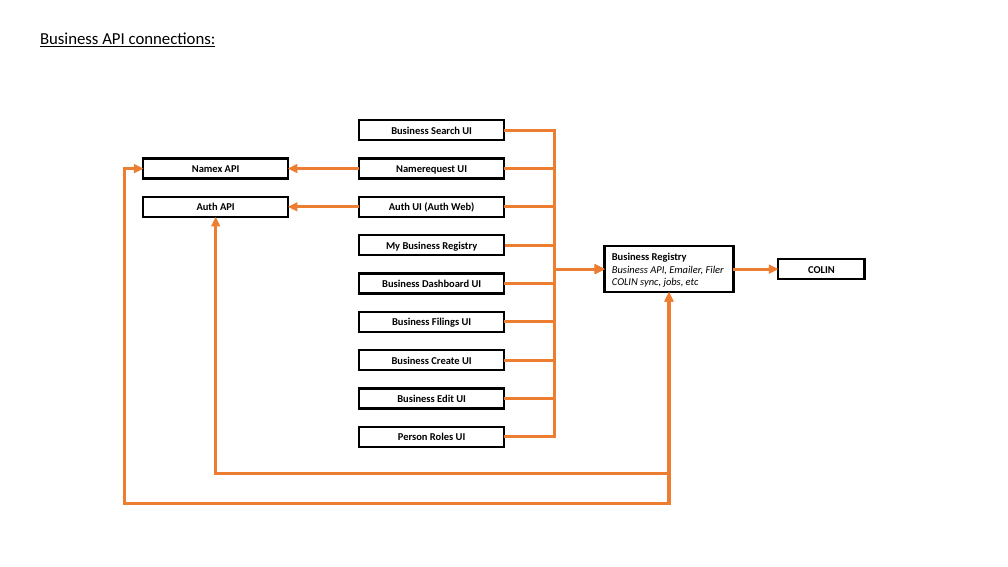
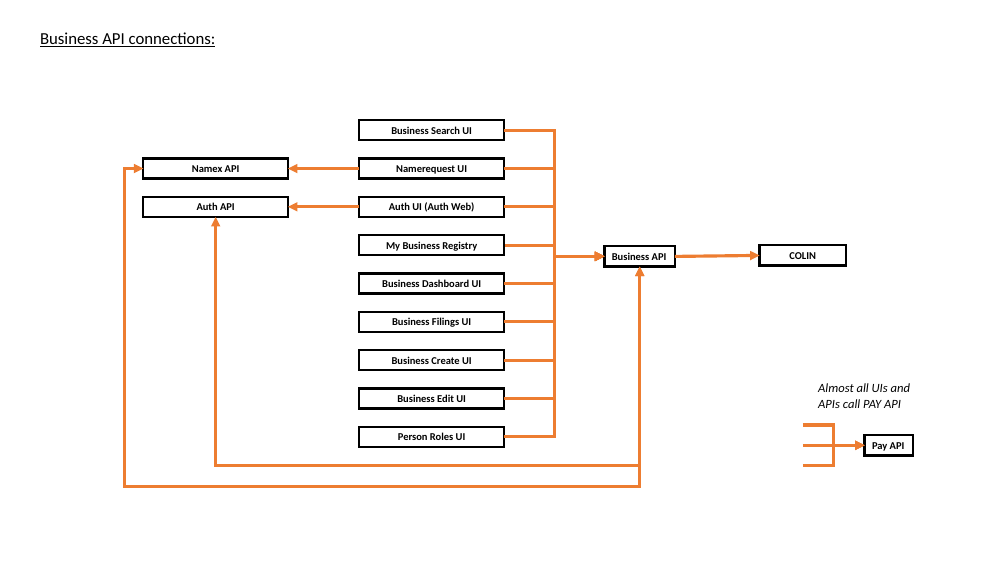
Before and after one commit to bcgov/entity, a slide deck: slide 1 of docs/diagrams/source/business-api.pptx. Drawn at 1008x567 pixels with LibreOffice and Linux fonts; fonts in the diff are those of the drawing. Boxes give left, top, right and bottom in pixels: in the first picture for what was removed or moved away, otherwise in the second. Text is boxed around its words. In the diff, an @@ line names an element or a change of style, - is before the commit and + after.

```diff
--- a/docs/diagrams/source/business-api.pptx
+++ b/docs/diagrams/source/business-api.pptx
@@ elbow arrow moved from (504, 130) - (605, 269) to (504, 130) - (605, 256) @@
@@ elbow double arrow moved from (144, 169) - (669, 292) to (144, 169) - (640, 267) @@
@@ elbow arrow moved from (504, 169) - (605, 269) to (504, 169) - (605, 256) @@
@@ elbow arrow moved from (504, 207) - (605, 269) to (504, 207) - (605, 256) @@
@@ elbow double arrow moved from (216, 217) - (669, 292) to (216, 217) - (640, 267) @@
@@ elbow arrow moved from (504, 437) - (605, 269) to (504, 437) - (605, 256) @@
@@ elbow arrow moved from (504, 399) - (605, 269) to (504, 399) - (605, 256) @@
@@ elbow arrow moved from (504, 360) - (605, 269) to (504, 360) - (605, 256) @@
@@ elbow arrow moved from (504, 322) - (605, 269) to (504, 322) - (605, 256) @@
@@ elbow arrow moved from (504, 284) - (605, 269) to (504, 284) - (605, 256) @@
@@ elbow arrow moved from (504, 245) - (605, 269) to (504, 245) - (605, 256) @@
@@ rectangle "Business API": place and size @@
-rectangle "Business API" at (605,247,734,293)
+rectangle "Business API" at (605,247,675,267)
@@ text in rectangle at (612,252,667,260): text changed; bold on; italic off @@
-Business Registry
-Business API, Emailer, Filer
-COLIN sync, jobs, etc
+Business API
@@ arrow moved from (734, 269) - (779, 269) to (675, 256) - (760, 256) @@
@@ rectangle "COLIN": place and size @@
-rectangle "COLIN" at (779,259,865,280)
+rectangle "COLIN" at (760,245,846,265)
@@ text added at (818,383,910,408), 12 pt, text #000000, italic @@
+Almost all UIs and APIs call PAY API
@@ group added at (803,425,913,466): 2 elbow arrows, 1 rectangle, 1 arrow @@
+Pay API
```
Also in this commit, not shown: 4 other files.
